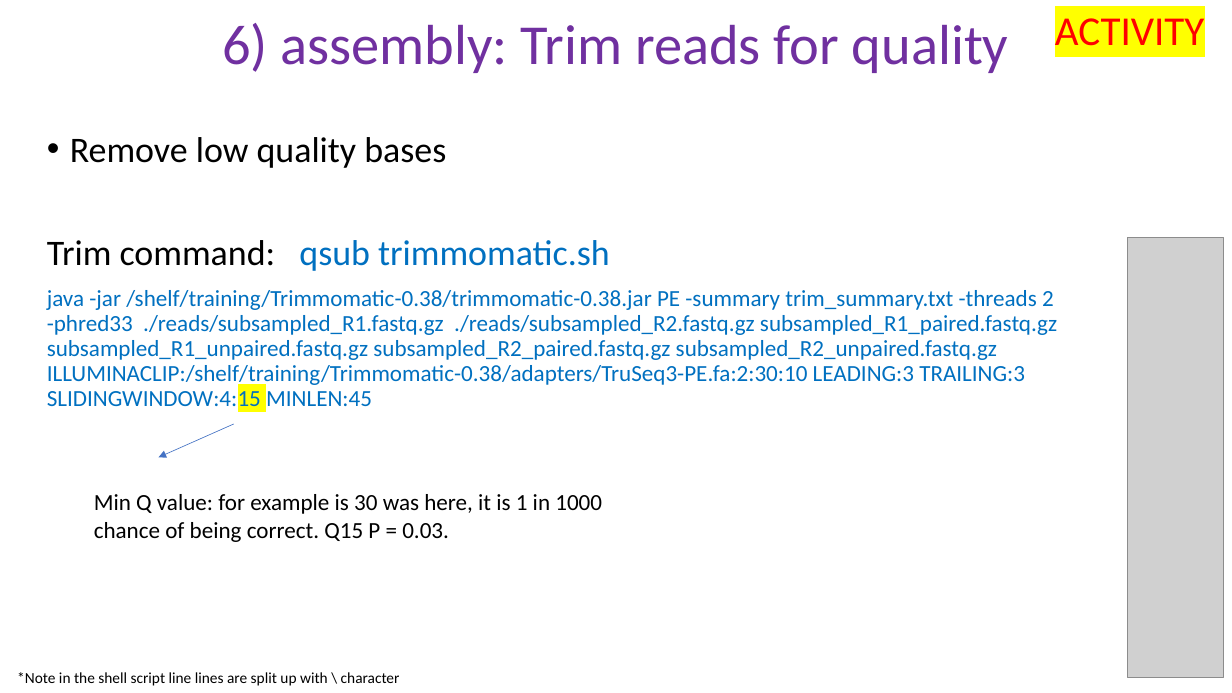
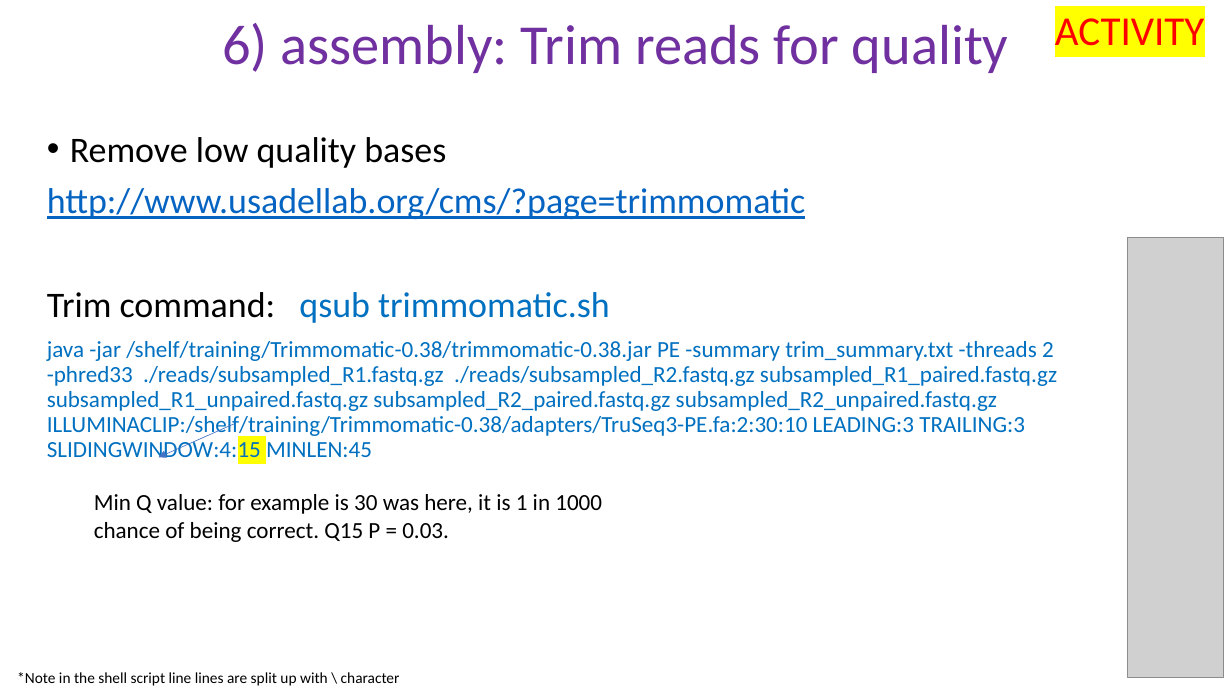
Before and after one commit to peterthorpe5/Msc_Digital_Health, a slide deck: slide 11 of powerpoint/6_assembly.pptx. Drawn at 1232x693 pixels with LibreOffice and Linux fonts; fonts in the diff are those of the drawing; grey boxes stand for pictures. Boxes give left, top, right and bottom in pixels: in the first picture for what was removed or moved away, otherwise in the second. Text is boxed around its words. In the diff, an @@ line names an element or a change of style, - is before the commit and + after.

```diff
--- a/powerpoint/6_assembly.pptx
+++ b/powerpoint/6_assembly.pptx
@@ text at [47, 188, 805, 219]: paragraph added @@
+http://www.usadellab.org/cms/?page=trimmomatic
```
Also in this commit, not shown: 7 other slides changed, 2 slides added, 2 slides removed, 1 other file.
